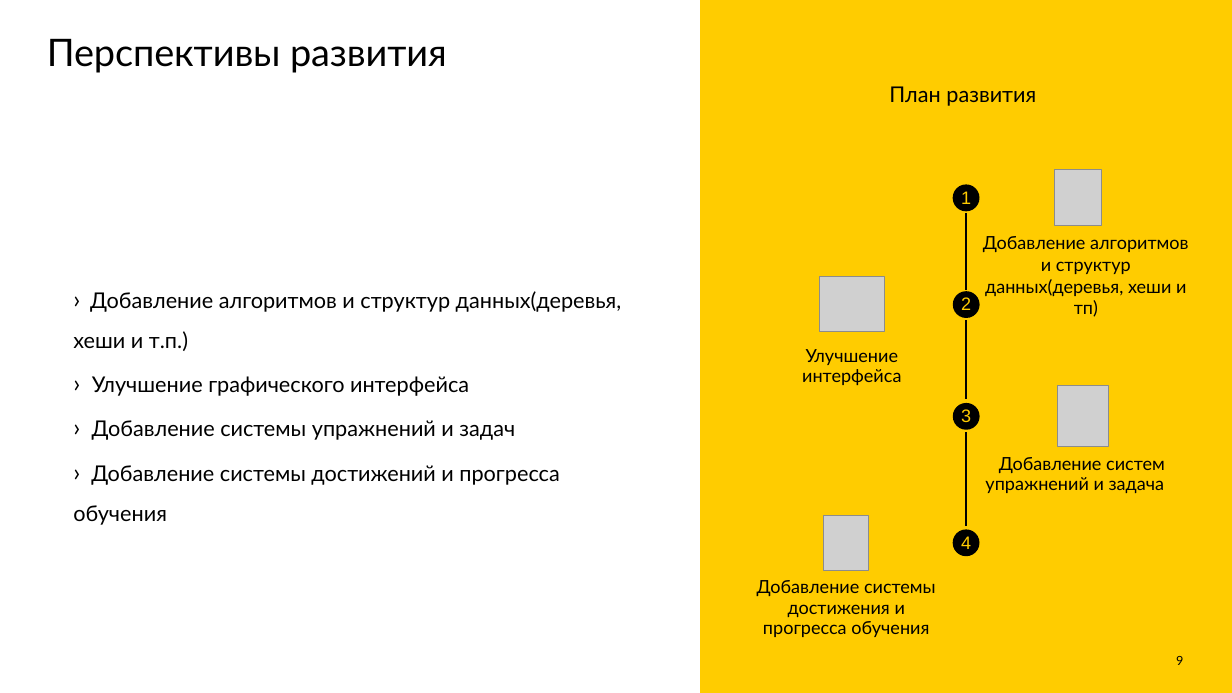
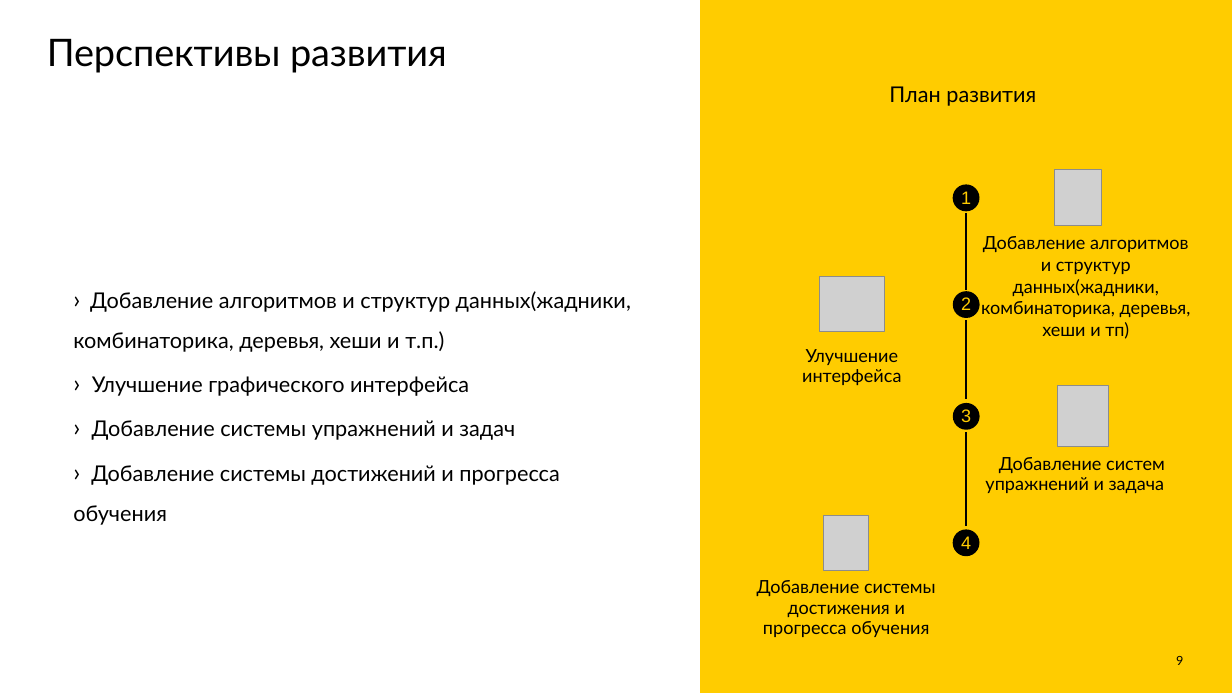
Before and after one commit to RadmirRamazanov/QtAlgorithmsVisualizer, a slide deck: slide 9 of presentation/Presentation.pptx. Drawn at 1232x693 pixels with LibreOffice and Linux fonts; fonts in the diff are those of the drawing; grey boxes stand for pictures. Boxes give left, top, right and bottom in pixels: in the first picture for what was removed or moved away, otherwise in the second. Text is boxed around its words. In the diff, an @@ line names an element or a change of style, - is before the commit and + after.

Commit message:
update pr

```diff
--- a/presentation/Presentation.pptx
+++ b/presentation/Presentation.pptx
@@ text at [981, 236, 1191, 339]: text changed @@
-Добавление алгоритмов и структур данных(деревья, хеши и тп)
+Добавление алгоритмов и структур данных(жадники, комбинаторика, деревья, хеши и тп)
@@ text at [73, 291, 631, 352]: text changed @@
-› Добавление алгоритмов и структур данных(деревья, хеши и т.п.)
+› Добавление алгоритмов и структур данных(жадники, комбинаторика, деревья, хеши и т.п.)
```
Also in this commit, not shown: 2 other slides changed.
